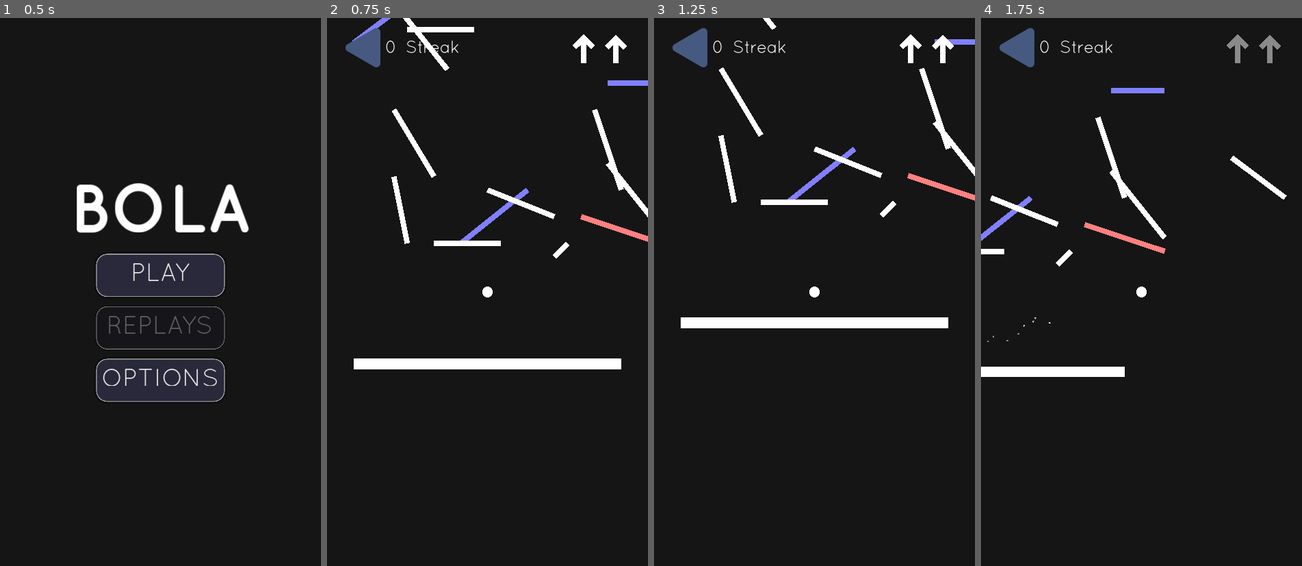
Above: before the commit, frames 1-4 (left to right).
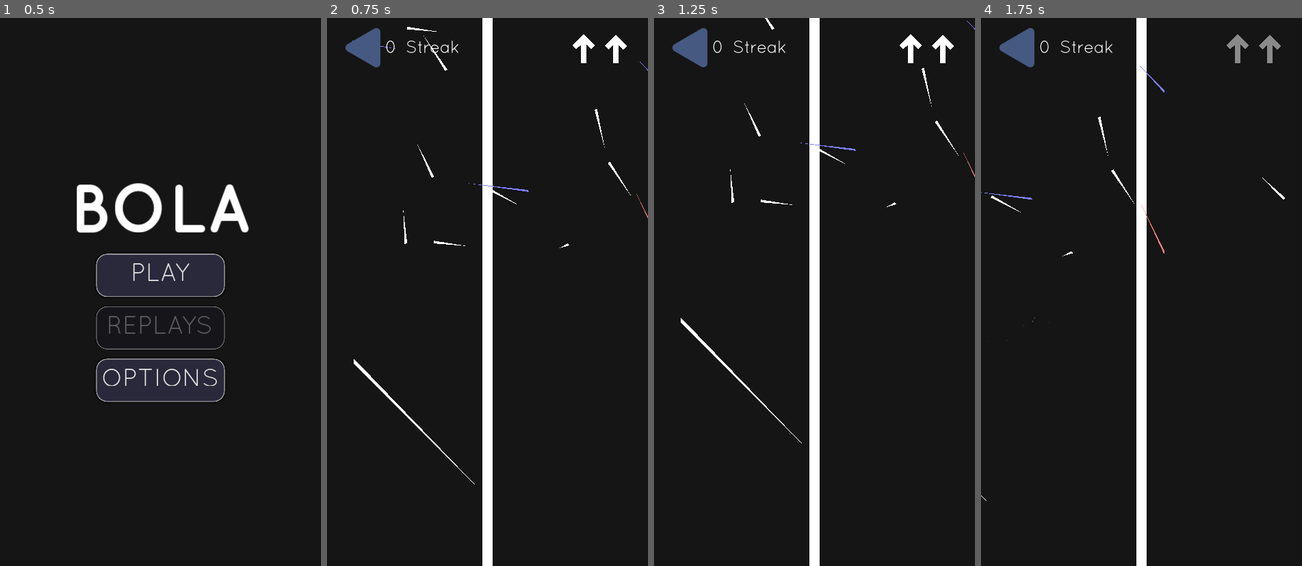
Above: after the commit, the same moments.

Repository: manglemix/Bola
Game: Godot game, scene res://levels/main_menu.tscn
Same seed, same stepped clock (60 frames per second), same inputs: the game is played once before the commit and once after it.
Inputs (mouse positions are in pixels of both pictures, inside the frame that each line leads up to):
- Up to frame 1 (0.5 s): no input
- Up to frame 2 (0.75 s): click "PLAY" at 0.5 s
- Up to frame 3 (1.25 s): no input
- Up to frame 4 (1.75 s): move the mouse to (1212, 264) at 1.27 s; click (1212, 264) at 1.42 s; click (1212, 264) at 1.52 s

Frame 1 is identical in both runs. In frame 2, 6.9% of the frame differs, in the area x 7-100%, y 0-100%; in frame 3, 6.4%; in frame 4, 5.4%.

Commit message:
corrections

Diff:
--- a/project.godot
+++ b/project.godot
@@ -140,6 +140,9 @@
 [rendering]
 
 quality/driver/driver_name="GLES2"
+vram_compression/import_etc=true
+vram_compression/import_etc2=false
 misc/mesh_storage/split_stream=true
+gles2/compatibility/disable_half_float=true
 environment/default_clear_color=Color( 0.0823529, 0.0823529, 0.0823529, 1 )
 environment/default_environment="res://default_env.tres"
